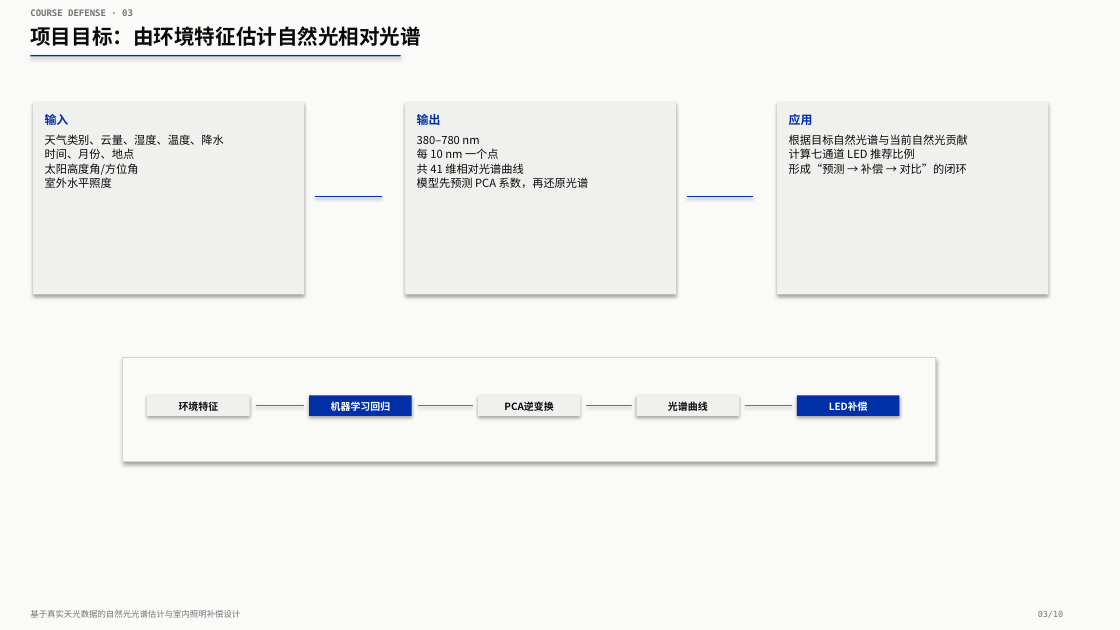
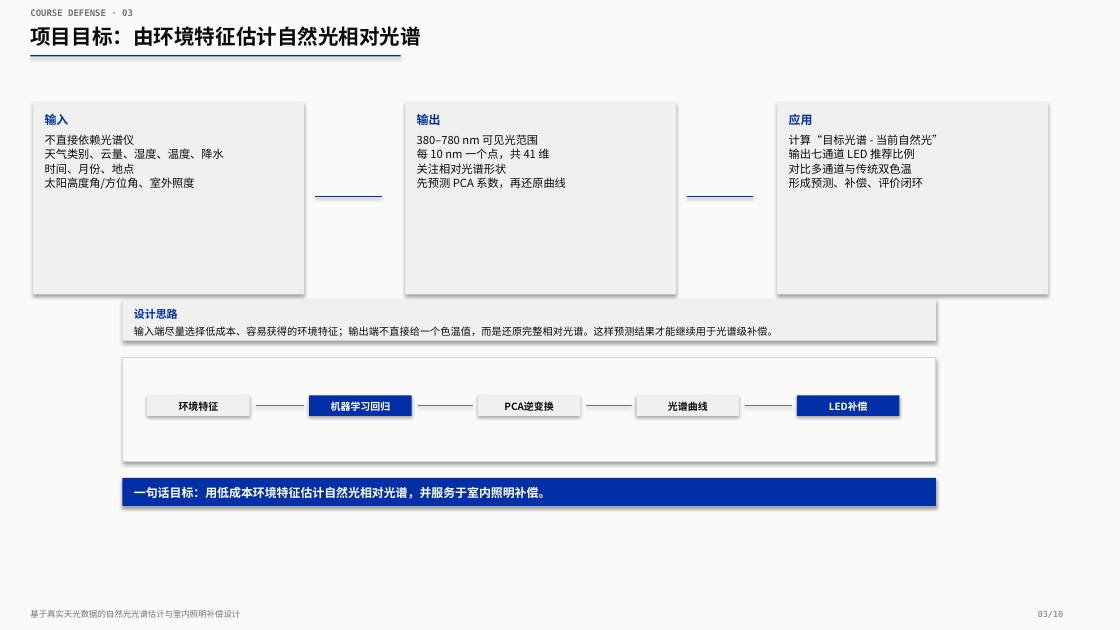
Before and after one commit to kmgcc/Pythian, a slide deck: slide 3 of 第24组_课程答辩.pptx. Drawn at 1120x630 pixels with LibreOffice and Linux fonts; fonts in the diff are those of the drawing. Boxes give left, top, right and bottom in pixels: in the first picture for what was removed or moved away, otherwise in the second. Text is boxed around its words. In the diff, an @@ line names an element or a change of style, - is before the commit and + after.

```diff
--- a/第24组_课程答辩.pptx
+++ b/第24组_课程答辩.pptx
@@ text at (x1=45, y1=134, x2=135, y2=145): paragraph added @@
+不直接依赖光谱仪
@@ text at (x1=417, y1=134, x2=566, y2=188): text changed @@
-380–780 nm
-每 10 nm 一个点
-共 41 维相对光谱曲线
-模型先预测 PCA 系数，再还原光谱
+380–780 nm 可见光范围
+每 10 nm 一个点，共 41 维
+关注相对光谱形状
+先预测 PCA 系数，再还原曲线
@@ text at (x1=789, y1=134, x2=943, y2=188): text changed @@
-根据目标自然光谱与当前自然光贡献
-计算七通道 LED 推荐比例
-形成“预测 → 补偿 → 对比”的闭环
+计算“目标光谱 - 当前自然光”
+输出七通道 LED 推荐比例
+对比多通道与传统双色温
+形成预测、补偿、评价闭环
@@ text at (x1=45, y1=177, x2=195, y2=189): text changed @@
-太阳高度角/方位角
-室外水平照度
+太阳高度角/方位角、室外照度
@@ rectangle added at (x1=123, y1=299, x2=937, y2=340), fill #F0F0EE @@
@@ text added at (x1=134, y1=308, x2=178, y2=319), 9.4 pt, text #002FA7, bold @@
+设计思路
@@ text added at (x1=134, y1=326, x2=778, y2=337), 8.7 pt, text #0A0A0A @@
+输入端尽量选择低成本、容易获得的环境特征；输出端不直接给一个色温值，而是还原完整相对光谱。这样预测结果才能继续用于光谱级补偿。
@@ rectangle added at (x1=123, y1=478, x2=937, y2=506), fill #002FA7 @@
@@ text added at (x1=134, y1=487, x2=551, y2=499), 10.2 pt, text #FFFFFF, bold @@
+一句话目标：用低成本环境特征估计自然光相对光谱，并服务于室内照明补偿。
```
Also in this commit, not shown: 9 other slides changed, 6 other files.
